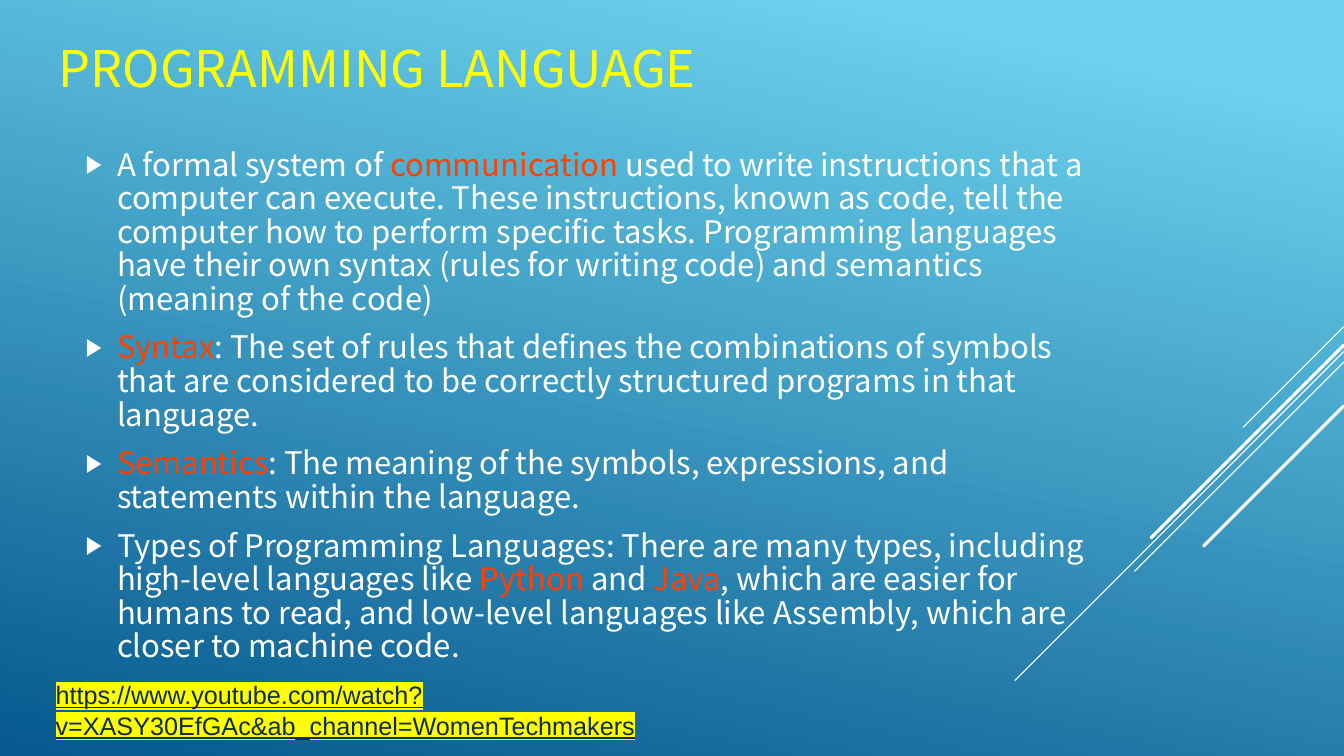
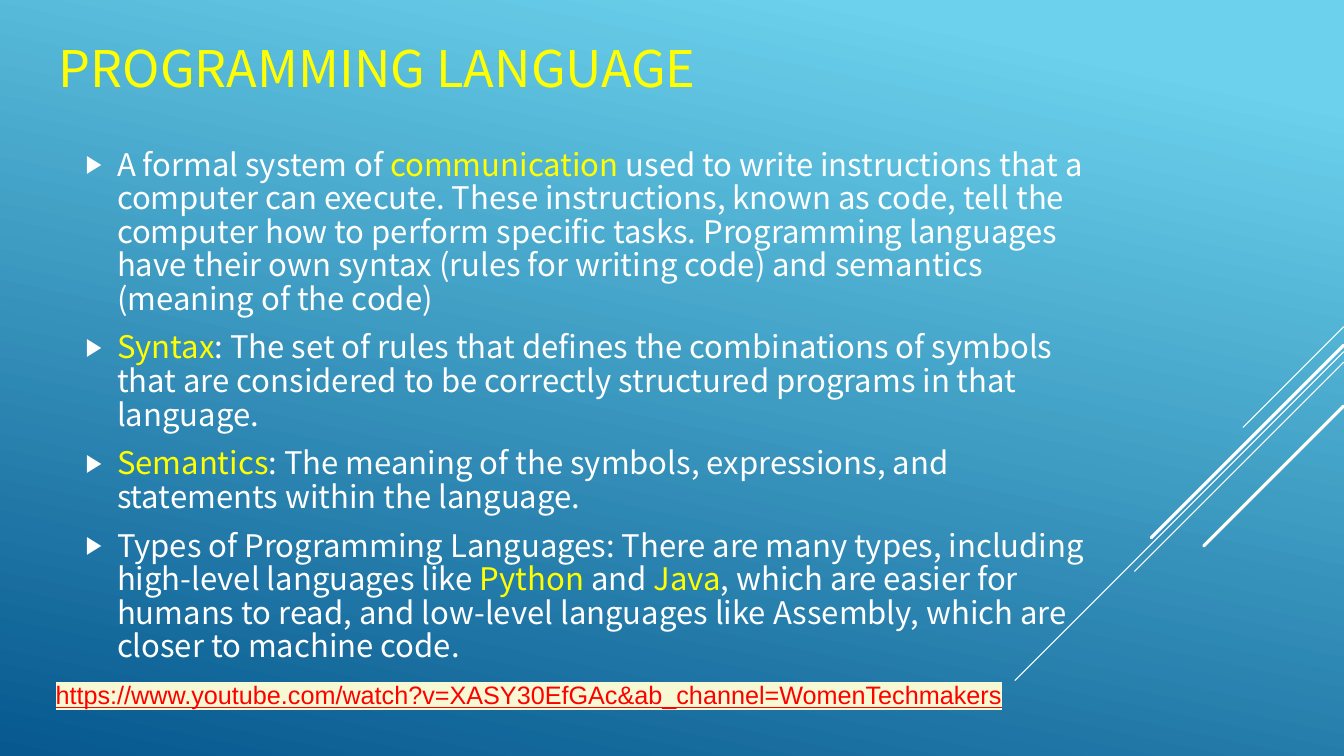
Before and after one commit to yckoincgu/C_Programming, a slide deck: slide 2 of 0910/C01_introduction.odp. Drawn at 1344x756 pixels with LibreOffice and Linux fonts; fonts in the diff are those of the drawing. Boxes give left, top, right and bottom in pixels: in the first picture for what was removed or moved away, otherwise in the second. Text is boxed around its words. In the diff, an @@ line names an element or a change of style, - is before the commit and + after.

```diff
--- a/0910/C01_introduction.odp
+++ b/0910/C01_introduction.odp
@@ text "A formal system of communication ..." at (x1=117, y1=151, x2=1084, y2=658): text colour #FF4000 to #FFFF00 in "communication", "Syntax:", "Semantics:", "Python Java," @@
@@ text "https://www.youtube.com/watch?v=XASY30EfGAc&ab_channel=Women ..." at (x1=56, y1=685, x2=1002, y2=710): text colour #0D2E46 to #FF0000, highlight #FFFF00 to #F6F9D4 @@
```
Also in this commit, not shown: 14 other slides changed, 1 other file.
